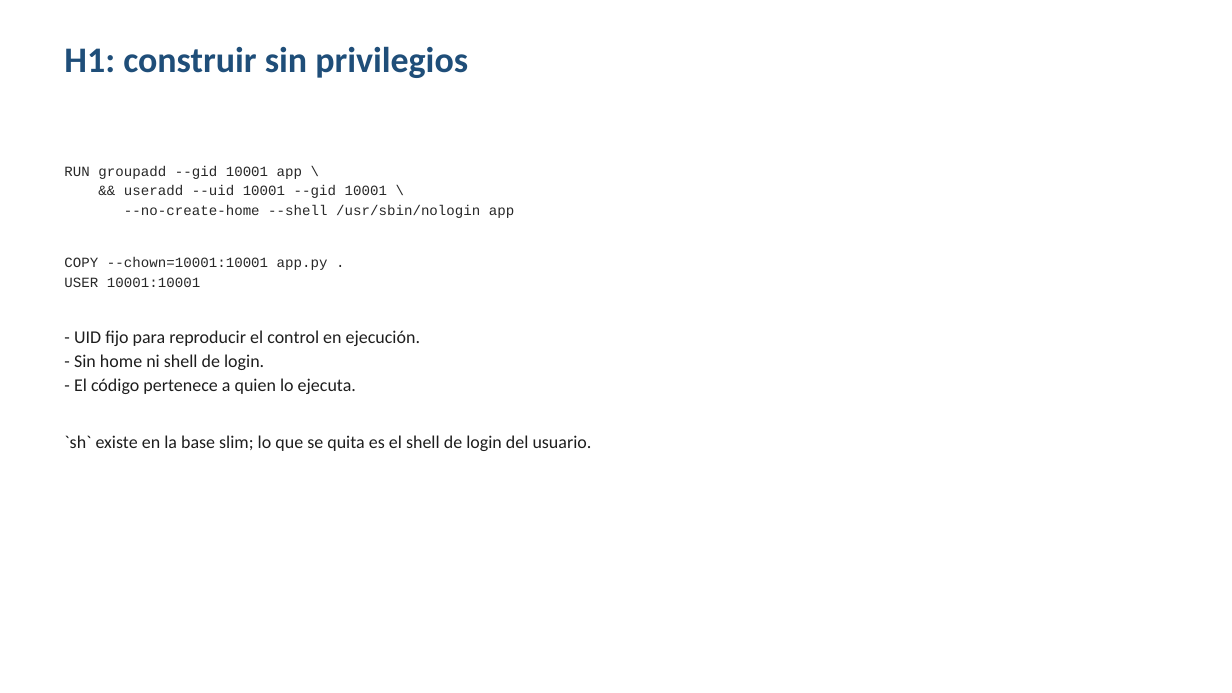
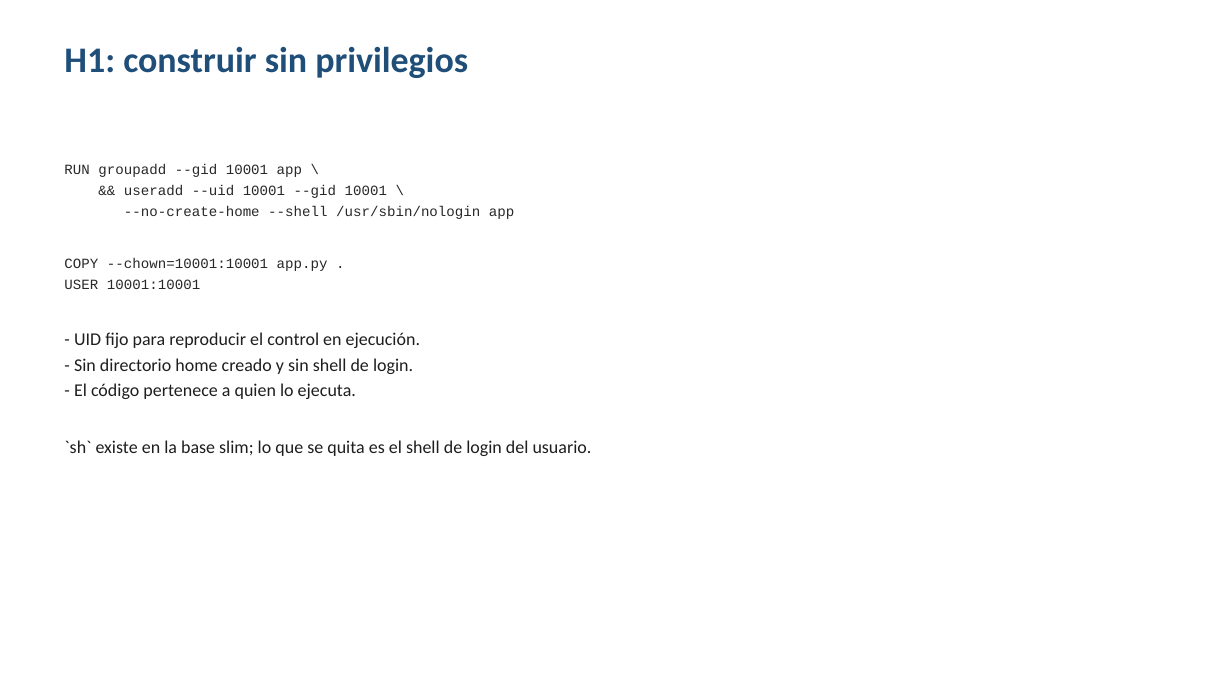
Before and after one commit to isaca0315/curso-docker, a slide deck: slide 7 of clase-04/slides.pptx. Drawn at 1232x693 pixels with LibreOffice and Linux fonts; fonts in the diff are those of the drawing. Boxes give left, top, right and bottom in pixels: in the first picture for what was removed or moved away, otherwise in the second. Text is boxed around its words. In the diff, an @@ line names an element or a change of style, - is before the commit and + after.

```diff
--- a/clase-04/slides.pptx
+++ b/clase-04/slides.pptx
@@ text at [64,164,592,456]: more space between paragraphs @@
@@ text at [74,358,413,374]: text changed @@
-- Sin home ni shell de login.
+- Sin directorio home creado y sin shell de login.
```
Also in this commit, not shown: 21 other slides changed, 11 other files.
